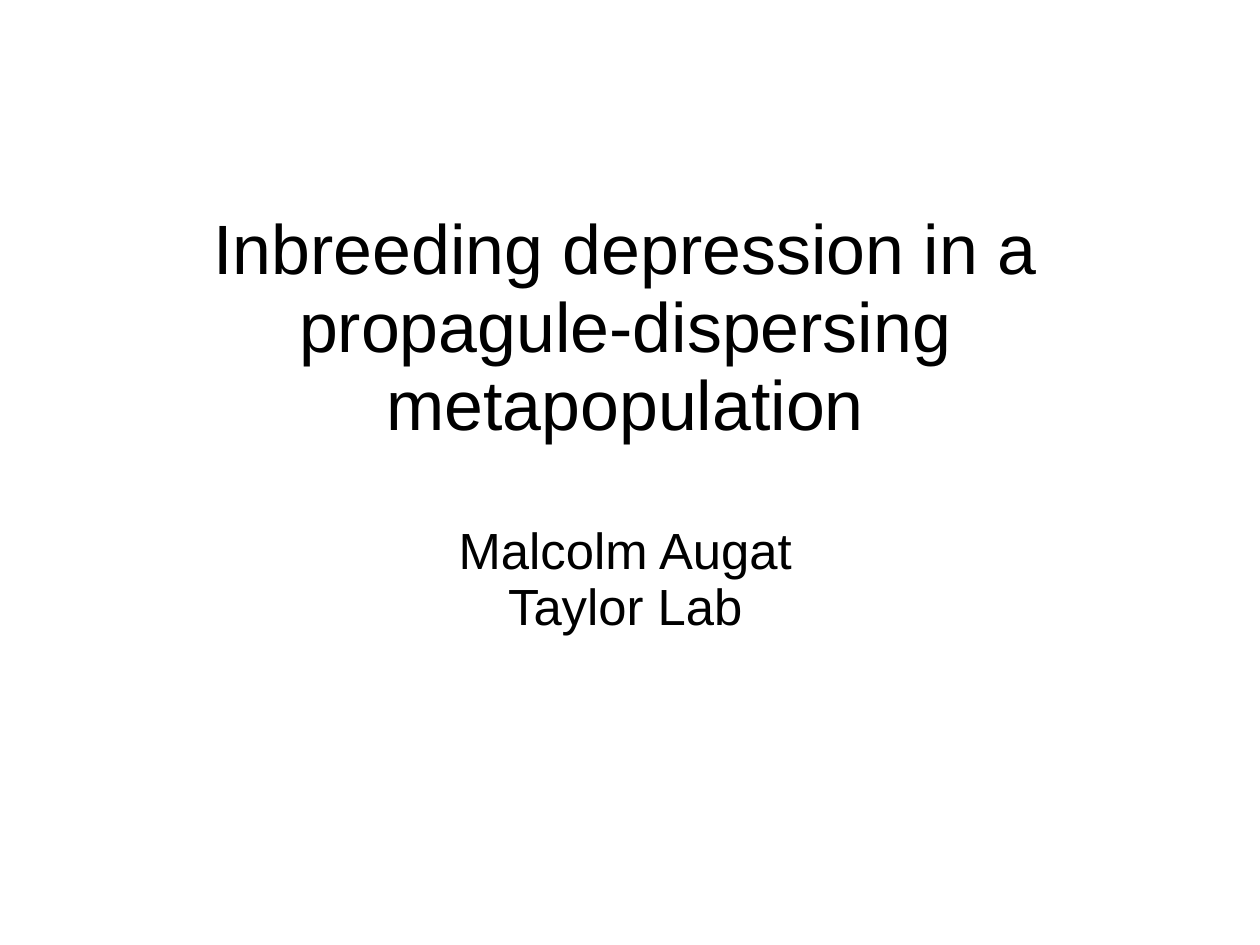
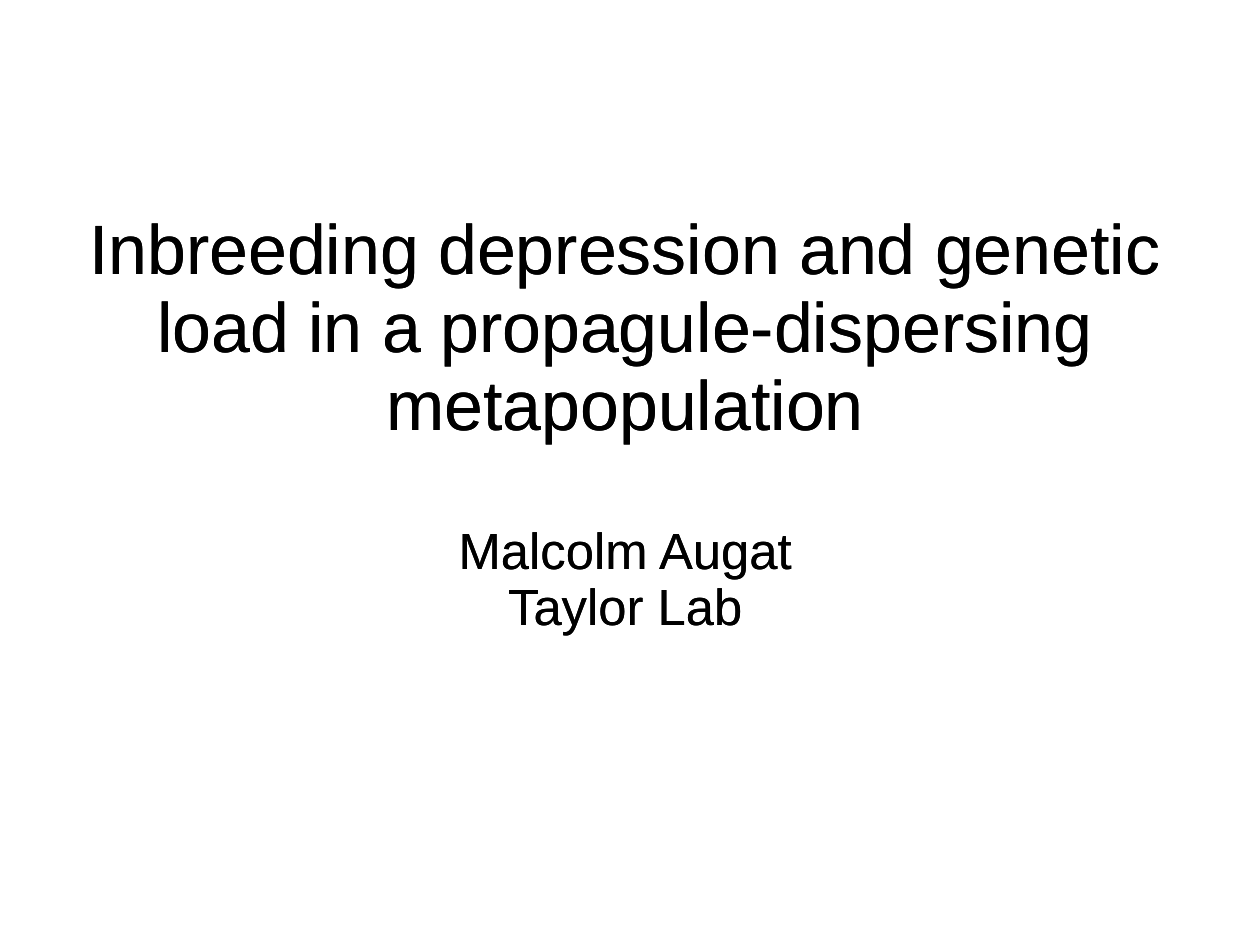
Before and after one commit to maugat1/quantiNEMO_Taylor2010, a slide deck: slide 1 of pres/pres2/pres2.odp. Drawn at 1260x945 pixels with LibreOffice and Linux fonts; fonts in the diff are those of the drawing; background and template pictures are left out. Boxes give left, top, right and bottom in pixels: in the first picture for what was removed or moved away, otherwise in the second. Text is boxed around its words. In the diff, an @@ line names an element or a change of style, - is before the commit and + after.

```diff
--- a/pres/pres2/pres2.odp
+++ b/pres/pres2/pres2.odp
@@ text at [89,223,1160,443]: text changed @@
-Inbreeding depression in a propagule-dispersing metapopulation
+Inbreeding depression and genetic load in a propagule-dispersing metapopulation
```
Also in this commit, not shown: 9 other slides changed, 12 slides added, 3 slides removed, 6 other files.
